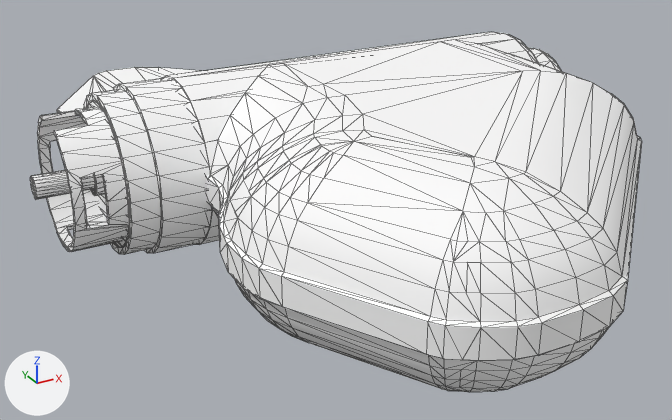
The glTF model app/src/main/assets/viewer3d/pfm-1.glb, before and after one commit.
Both versions are drawn from a 50 mm lens placed at (-0.557, -0.985, 0.386), pointed at (-0.007, 0.015, -0.114). The axes (+X, +Y, +Z) are drawn at lower left. The lights are the same throughout. The older version comes first. Mesh edges are drawn as thin lines. Where no turn or scale is listed for an object, it has been applied to the vertices.

The older version as bpy lines, for what is in view:
```python
me_mesh1_frontcolor_0 = bpy.data.meshes.new('Mesh1_FrontColor_0')
me_mesh1_frontcolor_0.from_pydata(...)  # 444 vertices, 802 faces; spans x -0.392..-0.224, y -0.1..0.096, z -0.098..0.098
me_mesh1_frontcolor_0.materials.append(mat_frontcolor)  # white #ffffff
me_mesh2_frontcolor_0 = bpy.data.meshes.new('Mesh2_FrontColor_0')
me_mesh2_frontcolor_0.from_pydata(...)  # 264 vertices, 498 faces; spans x -0.231..0.316, y -0.102..0.098, z -0.1..0.1
me_mesh2_frontcolor_0.materials.append(mat_frontcolor)  # white #ffffff
me_mesh3_frontcolor_0 = bpy.data.meshes.new('Mesh3_FrontColor_0')
me_mesh3_frontcolor_0.from_pydata(...)  # 379 vertices, 706 faces; spans x -0.273..0.281, y -0.512..-0.002, z -0.1..0.1
me_mesh3_frontcolor_0.materials.append(mat_frontcolor)  # white #ffffff
me_mesh5_frontcolor_0 = bpy.data.meshes.new('Mesh5_FrontColor_0')
me_mesh5_frontcolor_0.from_pydata(...)  # 93 vertices, 179 faces; spans x -0.257..0.24, y -0.002..0.691, z -0.1..-0.05
me_mesh5_frontcolor_0.materials.append(mat_frontcolor)  # white #ffffff
ob_mesh1_frontcolor_0 = bpy.data.objects.new('Mesh1_FrontColor_0', me_mesh1_frontcolor_0)
ob_mesh1_frontcolor_0.location = (0.0, 0.0, 0.0)
ob_mesh2_frontcolor_0 = bpy.data.objects.new('Mesh2_FrontColor_0', me_mesh2_frontcolor_0)
ob_mesh2_frontcolor_0.location = (0.0, 0.0, 0.0)
ob_mesh3_frontcolor_0 = bpy.data.objects.new('Mesh3_FrontColor_0', me_mesh3_frontcolor_0)
ob_mesh3_frontcolor_0.location = (0.0, 0.0, 0.0)
ob_mesh5_frontcolor_0 = bpy.data.objects.new('Mesh5_FrontColor_0', me_mesh5_frontcolor_0)
ob_mesh5_frontcolor_0.location = (0.0, 0.0, 0.0)
```
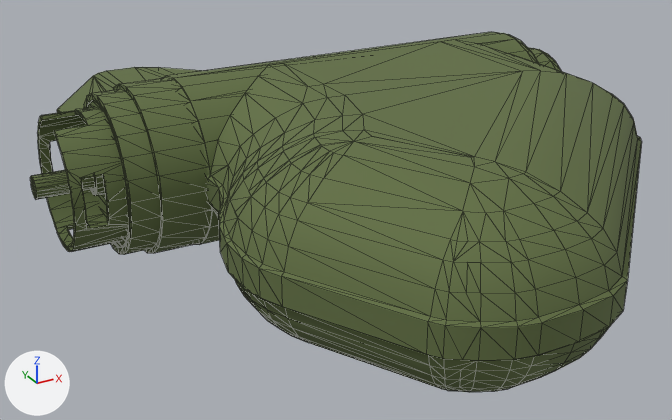
Where the change shows, as pixel boxes [x1, y1, x2, y2] in the pictures (672 x 420 px):
'Mesh3_FrontColor_0', recoloured (white to dark green): [206, 40, 642, 392] in both
'Mesh1_FrontColor_0', recoloured (white to dark green): [30, 78, 209, 254] in both
'Mesh2_FrontColor_0', recoloured: [163, 32, 562, 245] in both
'Mesh5_FrontColor_0', recoloured (white to dark green): [57, 67, 200, 113] in both

Patch to the scene script:
```diff
--- a/app/src/main/assets/viewer3d/pfm-1.glb.py
+++ b/app/src/main/assets/viewer3d/pfm-1.glb.py
@@ mat_illustrative_matte_olive_display_material @@
+mat_illustrative_matte_olive_display_material = principled_material('Illustrative matte olive display material')
+mat_illustrative_matte_olive_display_material.base_color = (0.12, 0.16, 0.055)  # dark green #616f42
+mat_illustrative_matte_olive_display_material.roughness = 0.88
@@ me_mesh1_frontcolor_0 @@
 me_mesh1_frontcolor_0.from_pydata(...)  # 444 vertices, 802 faces; spans x -0.392..-0.224, y -0.1..0.096, z -0.098..0.098
-me_mesh1_frontcolor_0.materials.append(mat_frontcolor)  # white #ffffff
+me_mesh1_frontcolor_0.materials.append(mat_illustrative_matte_olive_display_material)  # dark green #616f42
@@ me_mesh2_frontcolor_0 @@
 me_mesh2_frontcolor_0.from_pydata(...)  # 264 vertices, 498 faces; spans x -0.231..0.316, y -0.102..0.098, z -0.1..0.1
-me_mesh2_frontcolor_0.materials.append(mat_frontcolor)  # white #ffffff
+me_mesh2_frontcolor_0.materials.append(mat_illustrative_matte_olive_display_material)  # dark green #616f42
@@ me_mesh3_frontcolor_0 @@
 me_mesh3_frontcolor_0.from_pydata(...)  # 379 vertices, 706 faces; spans x -0.273..0.281, y -0.512..-0.002, z -0.1..0.1
-me_mesh3_frontcolor_0.materials.append(mat_frontcolor)  # white #ffffff
+me_mesh3_frontcolor_0.materials.append(mat_illustrative_matte_olive_display_material)  # dark green #616f42
@@ me_mesh5_frontcolor_0 @@
 me_mesh5_frontcolor_0.from_pydata(...)  # 93 vertices, 179 faces; spans x -0.257..0.24, y -0.002..0.691, z -0.1..-0.05
-me_mesh5_frontcolor_0.materials.append(mat_frontcolor)  # white #ffffff
+me_mesh5_frontcolor_0.materials.append(mat_illustrative_matte_olive_display_material)  # dark green #616f42
```
